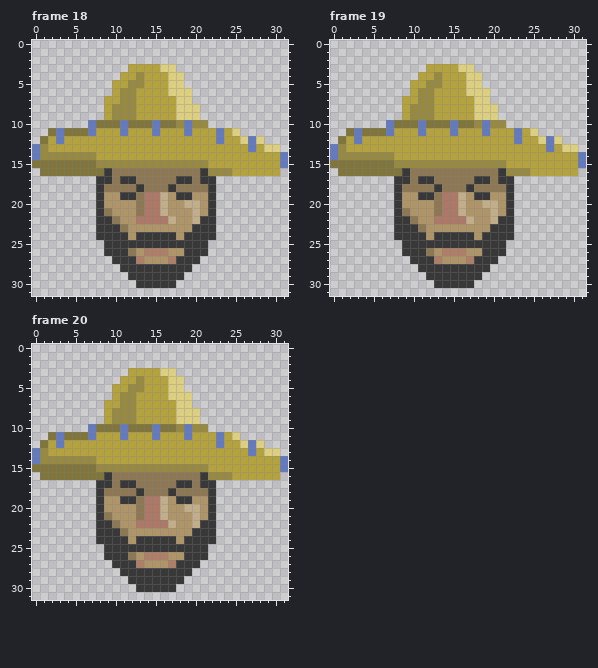
File history of a animated GIF sprite, public/assets/sheriff.avatar.gif. The picture above was drawn from the file before the commit.
The file is 32x32 pixels, 36 frames. Shown: frame 18, frame 19, frame 20. The commit also changed other frames, which this record leaves out.
The same view after the edit:
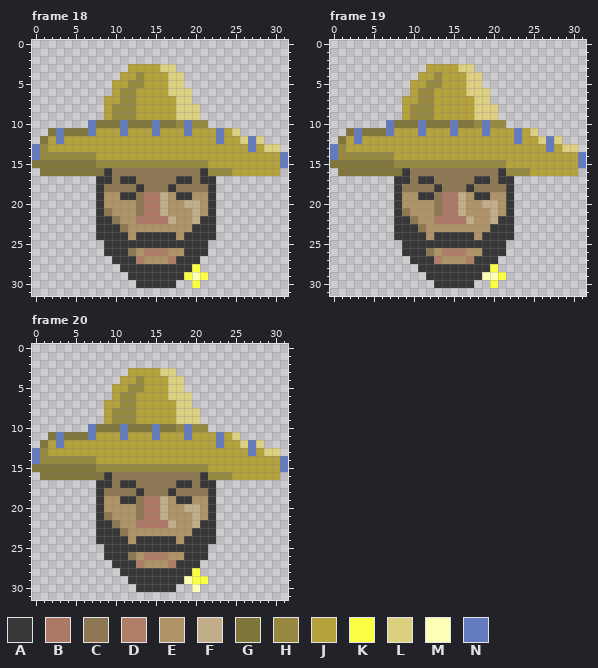
Palette (. is transparent): A #383838  B #ae7867  C #8e7854  D #ae7e67  E #ae9467  F #c2ad89  G #80753a  H #978a40  J #b4a23c  K #faff44  L #ddcf80  M #fdffb4  N #647abf
The exact change:
--- frame 18
@@ x 17..23 @@
 27 DAAA...
-28 AAA....
-29 AA.....
-30 A......
+28 AAAK...
+29 AAKMK..
+30 A..K...
 31 .......
--- frame 19
@@ x 17..23 @@
 27 DAAA...
-28 AAA....
-29 AA.....
-30 A......
+28 AAAK...
+29 AAMMK..
+30 A..K...
 31 .......
--- frame 20
@@ x 17..23 @@
 27 DAAA...
-28 AAA....
-29 AA.....
-30 A......
+28 AAAK...
+29 AAMKK..
+30 A..M...
 31 .......
Changed places in both pictures, as pixel boxes (x1, y1, x2, y2):
added: (184, 264, 208, 288)
added: (482, 264, 506, 288)
added: (184, 568, 208, 592)
